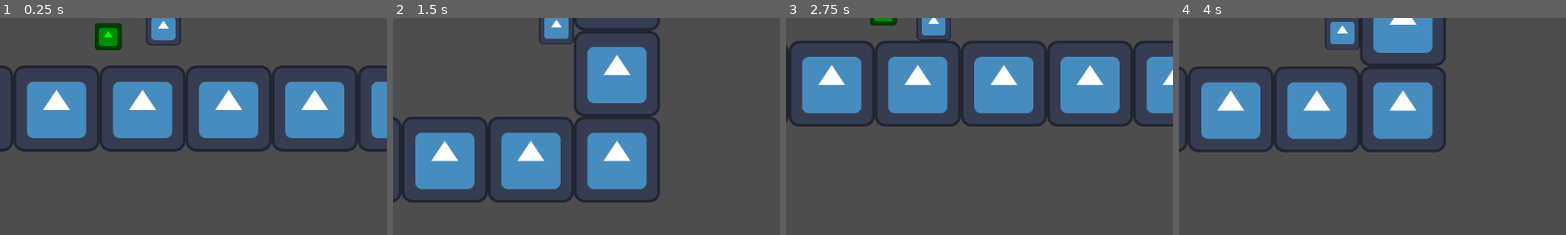
Above: before the commit, frames 1-4 (left to right).
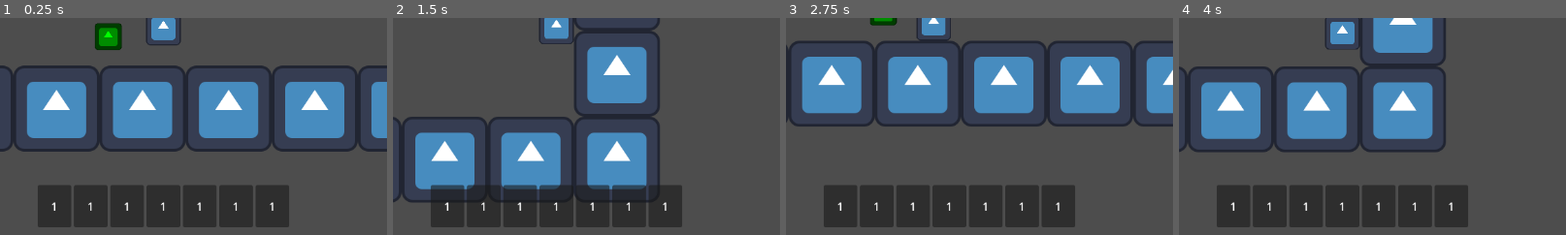
Above: after the commit, the same moments.

Repository: TheHumanMRP/RPG-Life-Tracker
Game: Godot game, scene res://Folders/Systems/Main/Scenes/main_scene.tscn
Two runs of this game, one before a commit and one after it. Both use one fixed random seed, a clock stepped at 60 frames per second and the inputs below. The engine's default icon, where the game draws it, is replaced by a stand-in: a white triangle on a blue panel in a dark square.
Inputs:
- Up to frame 1 (0.25 s): no input
- Up to frame 2 (1.5 s): hold D (move_right) from 0.53 s (still down); tap Space (jump) at 0.77 s
- Up to frame 3 (2.75 s): tap Space (jump) at 1.52 s; release D (move_right) at 2.03 s; hold A (move_left) from 2.03 s (still down)
- Up to frame 4 (4 s): release A (move_left) at 2.78 s; hold D (move_right) from 2.78 s (still down); tap Space (jump) at 3.02, 3.77 s
The pictures show only the part of the screen within x 29-79%, y 49-99%; the shares and areas given below are measured in that part.

The runs differ from the first frame. In frame 1, 11% of the frame differs, in the area x 9-75%, y 77-97%; in frame 2, 11%; in frame 3, 11%; in frame 4, 11%.
Error before the commit: Parse Error: Cannot assign a value of type res://Folders/Systems/Globals/global.gd to variable "number_of_hotbar_slots" with specified type int. (res://Folders…
Error after the commit: Out of bounds get index '7' (on base: 'Array[int]') (res://Folders/Systems/Inventory_System/Scripts/inventory_hot_bar.gd:27)

Commit message:
Auto commit at 2026-07-02 02:25:35

Diff:
--- a/Folders/Systems/Inventory_System/Scripts/inventory_logic.gd
+++ b/Folders/Systems/Inventory_System/Scripts/inventory_logic.gd
@@ -33,9 +33,9 @@
 func reset_hotbar_slots() -> void:
 	hotbar_slots.clear()
 
-	var number_of_hotbar_slots : int = Global
+	var number_of_hotbar_slots: int = Global.number_of_hotbar_slots
 
-	for i in range(9):
+	while hotbar_slots.size() < number_of_hotbar_slots:
 		hotbar_slots.append(EMPTY_HOTBAR_SLOT)
 
 
